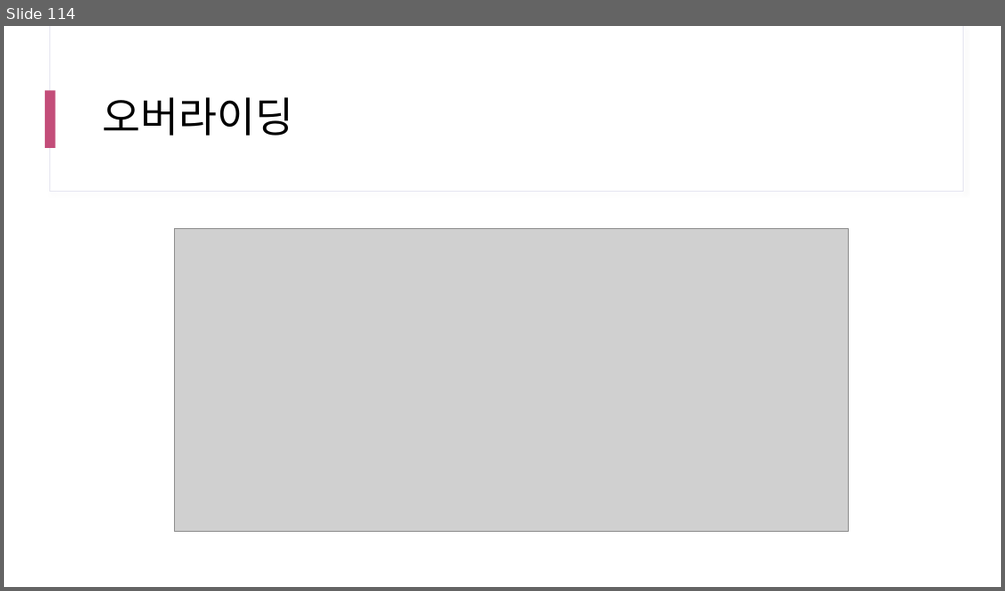
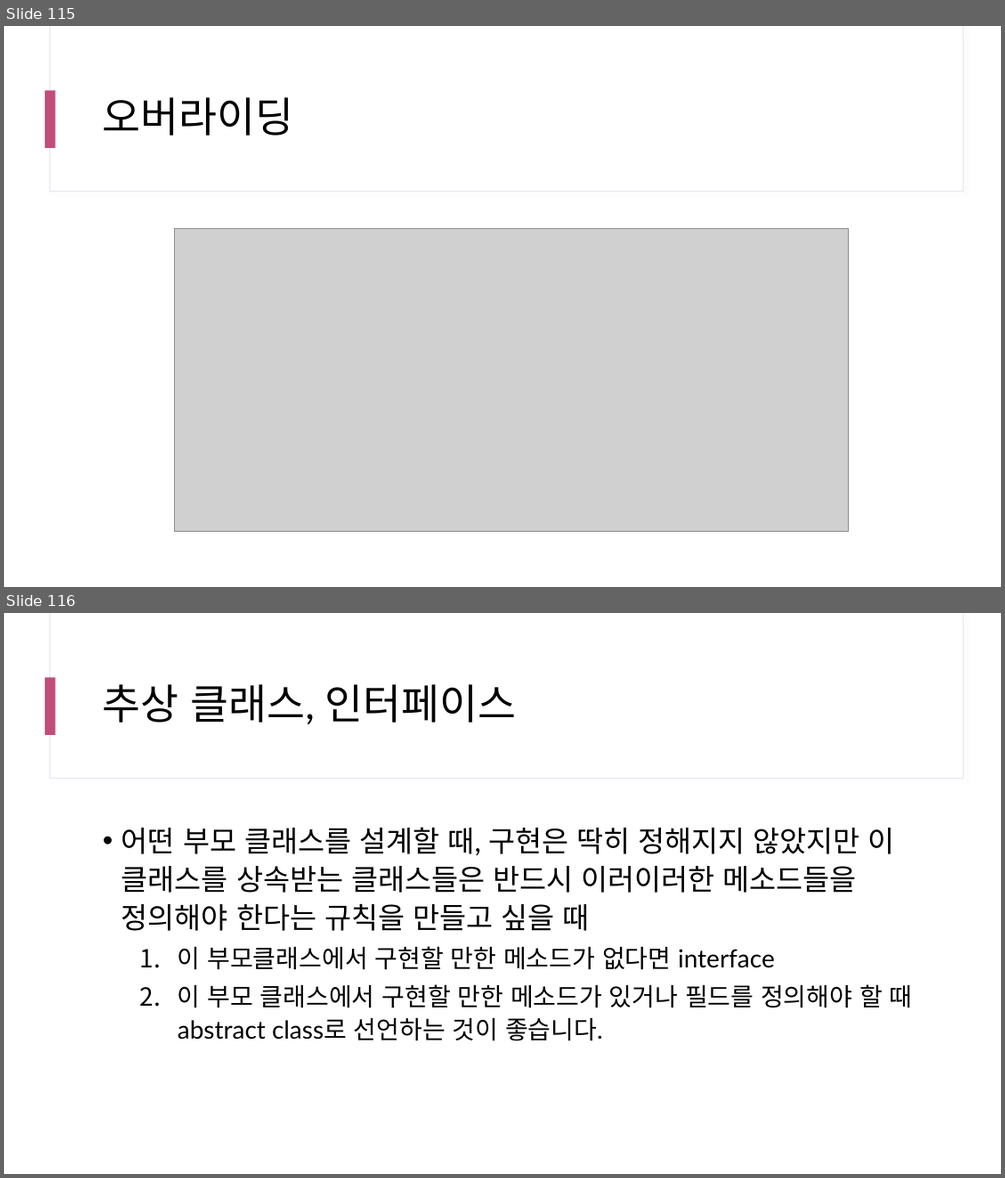
Before and after one commit to yhs0602/SPLIT_lecture_examples, a slide deck: docs/SPLIT 17차 Java.pptx. Shown one above the other, each under a label of ours: slide 114 before the commit, slides 115 and 116 after it. The pictures are 1005x591 and 1005x1178 pixels, drawn with LibreOffice and Linux fonts; fonts in the diff are those of the drawing; grey boxes stand for pictures. Boxes give left, top, right and bottom in pixels: in the first picture for what was removed or moved away, otherwise in the second. Text is boxed around its words. In the diff, an @@ line names an element or a change of style, - is before the commit and + after.

```diff
--- a/docs/SPLIT 17차 Java.pptx
+++ b/docs/SPLIT 17차 Java.pptx
@@ slide 116 added at bbox=[4, 613, 1001, 1174], background #FFFFFF; not listed: 3 template elements that a slide beside it also shows @@
@@ title added at bbox=[103, 684, 516, 724], 40 pt, text #000000 @@
+추상 클래스, 인터페이스
@@ text added at bbox=[121, 827, 913, 1041], 24 pt, text #000000 @@
+• 어떤 부모 클래스를 설계할 때, 구현은 딱히 정해지지 않았지만 이 클래스를 상속받는 클래스들은 반드시 이러이러한 메소드들을 정의해야 한다는 규칙을 만들고 싶을 때
+  1. 이 부모클래스에서 구현할 만한 메소드가 없다면 interface
+  2. 이 부모 클래스에서 구현할 만한 메소드가 있거나 필드를 정의해야 할 때 abstract class로 선언하는 것이 좋습니다.
@@ what was slide 114 is now slide 115 @@
```
Also in this commit, not shown: 1 slide changed, 39 other slides added.
